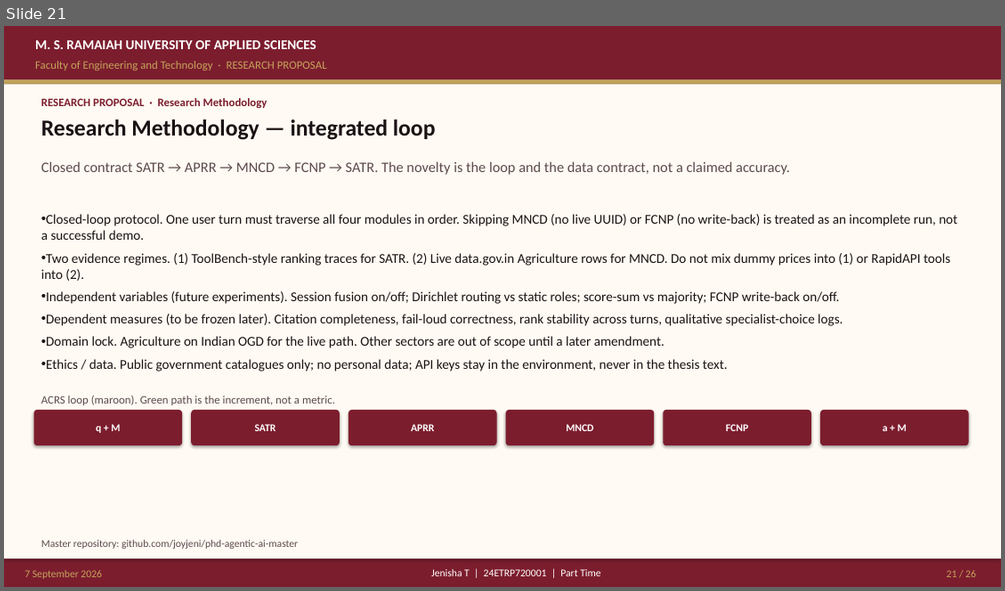
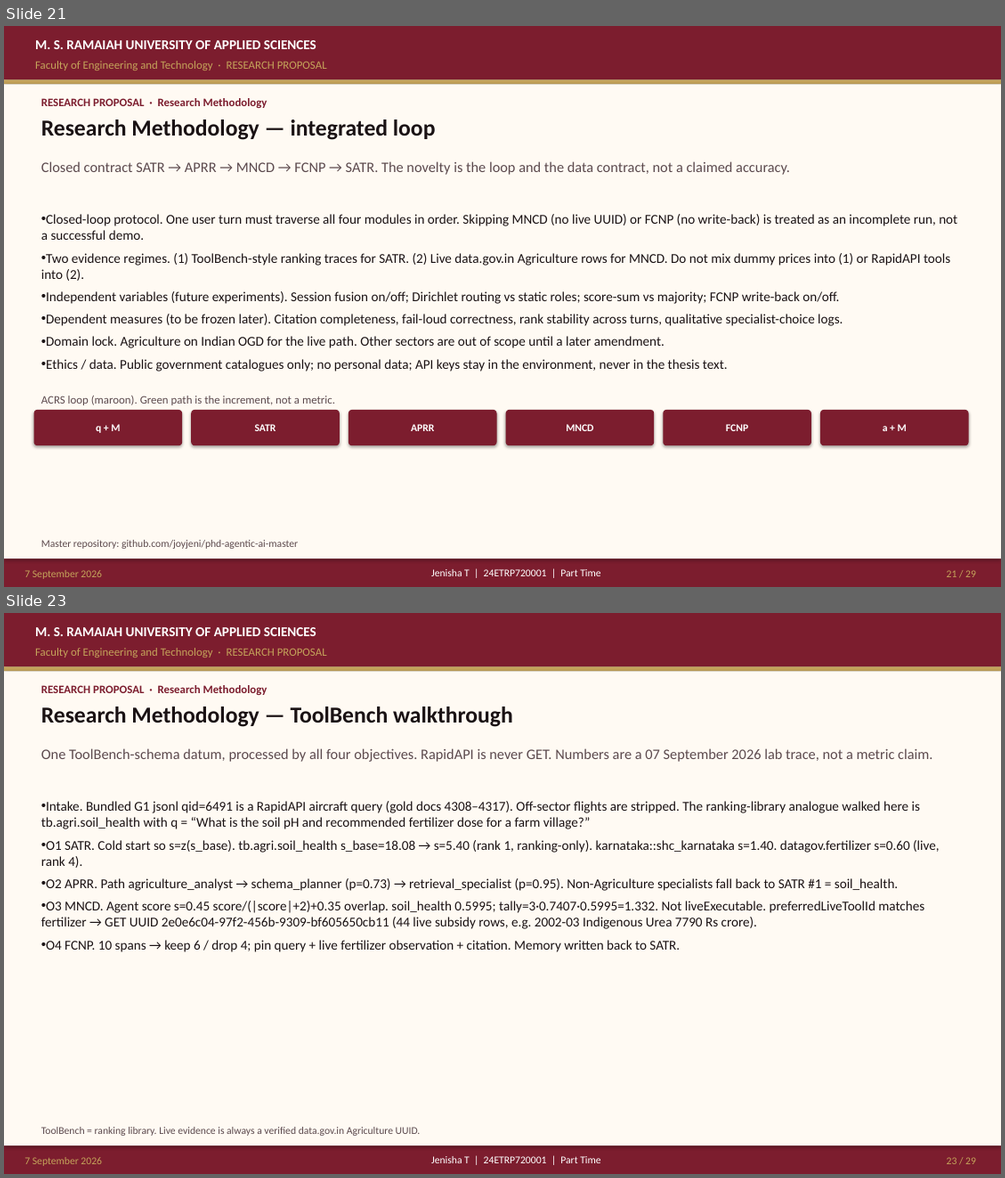
Before and after one commit to joyjeni/phd-agentic-ai-master, a slide deck: docs/slides/ACRS_PhD_Proposal_JenishaT_24ETRP720001.pptx. Shown one above the other, each under a label of ours: slide 21 before the commit, slides 21 and 23 after it; the slides between them are not shown. The pictures are 1005x591 and 1005x1178 pixels, drawn with LibreOffice and Linux fonts; fonts in the diff are those of the drawing. Boxes give left, top, right and bottom in pixels: in the first picture for what was removed or moved away, otherwise in the second. Text is boxed around its words. In the diff, an @@ line names an element or a change of style, - is before the commit and + after.

Commit message:
Add exact ACRS formulas and ToolBench / AGMARKNET pipeline walkthroughs.
SATR, APRR, MNCD, and FCNP equations as implemented, plus two full
SATR→APRR→MNCD→FCNP traces on a ToolBench-schema soil tool and live
data.gov.in mandi prices. FET slides 08f–08h; laboratory /walkthrough.

```diff
--- a/docs/slides/ACRS_PhD_Proposal_JenishaT_24ETRP720001.pptx
+++ b/docs/slides/ACRS_PhD_Proposal_JenishaT_24ETRP720001.pptx
@@ slide 23 added at [4, 613, 1001, 1174], background #FFFFFF @@
@@ rectangle added at [4, 613, 1001, 666], fill #7C1D2E @@
@@ text added at [35, 627, 316, 636], 13 pt, text #FFFFFF, bold @@
+M. S. RAMAIAH UNIVERSITY OF APPLIED SCIENCES
@@ text added at [35, 648, 327, 657], 11 pt, text #C4A35A @@
+Faculty of Engineering and Technology · RESEARCH PROPOSAL
@@ rectangle added at [4, 666, 1001, 672], fill #C4A35A @@
@@ rectangle added at [4, 672, 1001, 1145], fill #FFFAF3 @@
@@ text added at [41, 685, 267, 695], 11 pt, text #7C1D2E, bold @@
+RESEARCH PROPOSAL · Research Methodology
@@ text added at [41, 706, 513, 727], 22 pt, text #1A1214, bold @@
+Research Methodology — ToolBench walkthrough
@@ text added at [41, 748, 932, 762], 14 pt, text #5C4A4E @@
+One ToolBench-schema datum, processed by all four objectives. RapidAPI is never GET. Numbers are a 07 September 2026 lab trace, not a metric claim.
@@ text added at [41, 801, 939, 952], 13 pt, text #1A1214 @@
+• Intake. Bundled G1 jsonl qid=6491 is a RapidAPI aircraft query (gold docs 4308–4317). Off-sector flights are stripped. The ranking-library analogue walked here is tb.agri.soil_health with q = “What is the soil pH and recommended fertilizer dose for a farm village?”
+• O1 SATR. Cold start so s=z(s_base). tb.agri.soil_health s_base=18.08 → s=5.40 (rank 1, ranking-only). karnataka::shc_karnataka s=1.40. datagov.fertilizer s=0.60 (live, rank 4).
+• O2 APRR. Path agriculture_analyst → schema_planner (p=0.73) → retrieval_specialist (p=0.95). Non-Agriculture specialists fall back to SATR #1 = soil_health.
+• O3 MNCD. Agent score s=0.45 score/(|score|+2)+0.35 overlap. soil_health 0.5995; tally=3·0.7407·0.5995=1.332. Not liveExecutable. preferredLiveToolId matches fertilizer → GET UUID 2e0e6c04-97f2-456b-9309-bf605650cb11 (44 live subsidy rows, e.g. 2002-03 Indigenous Urea 7790 Rs crore).
+• O4 FCNP. 10 spans → keep 6 / drop 4; pin query + live fertilizer observation + citation. Memory written back to SATR.
@@ rectangle added at [4, 1145, 1001, 1174], fill #7C1D2E @@
@@ text added at [41, 1127, 421, 1135], 10 pt, text #5C4A4E @@
+ToolBench = ranking library. Live evidence is always a verified data.gov.in Agriculture UUID.
@@ text added at [24, 1157, 102, 1166], 10 pt, text #C4A35A @@
+7 September 2026
@@ text added at [431, 1156, 600, 1163], 10 pt, text #FFFFFF @@
+Jenisha T | 24ETRP720001 | Part Time
@@ page number added at [947, 1157, 976, 1164], 10 pt, text #C4A35A @@
+23 / 29
```
Also in this commit, not shown: 2 slides changed, 2 other slides added, 49 other files.
